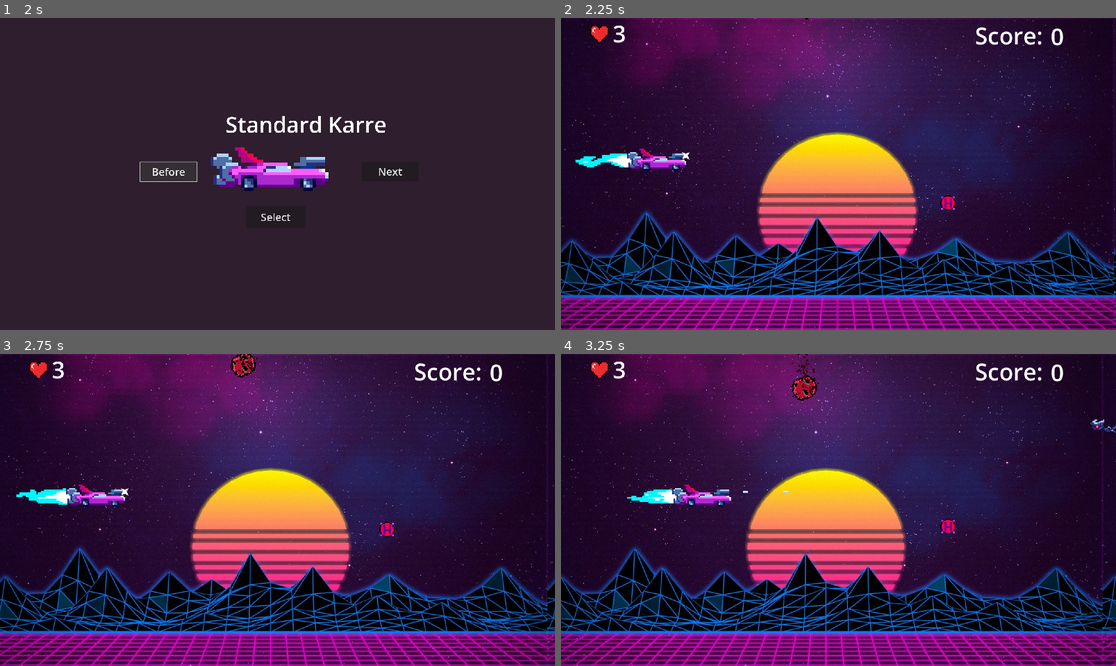
Above: before the commit, frames 1-4 (two rows, left to right).
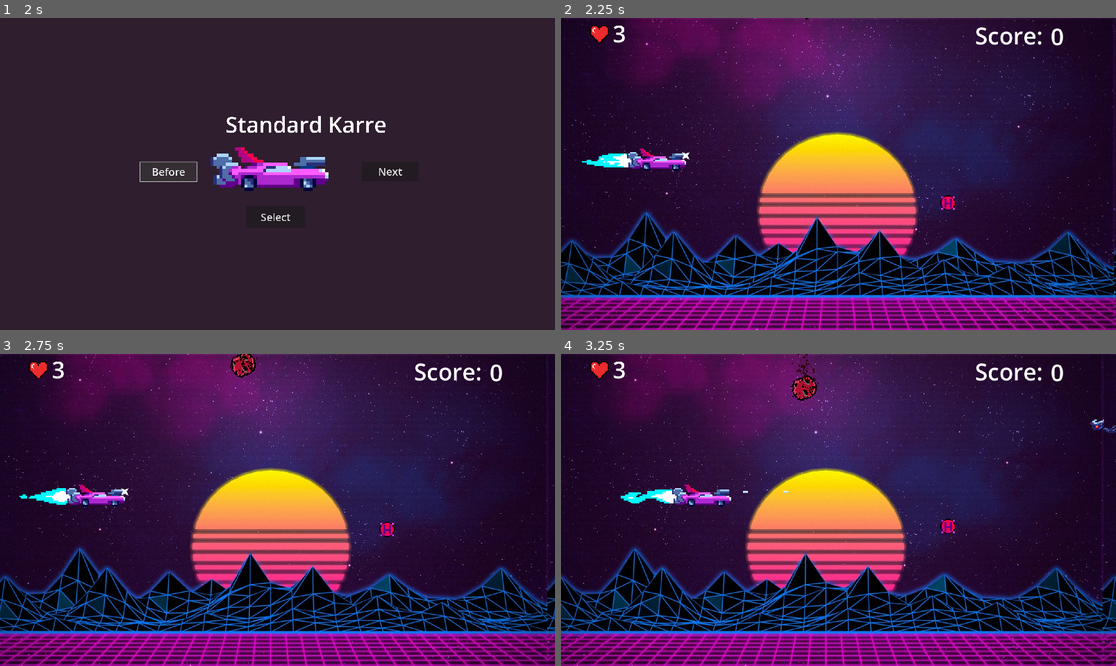
Above: after the commit, the same moments.

Repository: P0ddy/Project-Bentley
Game: Godot game, scene res://Scenes/Menu/main_menu.tscn
Two runs of this game, one before a commit and one after it. Both use one fixed random seed, a clock stepped at 60 frames per second and the inputs below. Sound files missing from this copy of the repository are replaced by a short silence.
Inputs:
- Up to frame 1 (2 s): click "Start Game" at 0.5 s; click "Before" at 1.25 s
- Up to frame 2 (2.25 s): click "Select" at 2 s
- Up to frame 3 (2.75 s): no input
- Up to frame 4 (3.25 s): hold D (right) from 2.78 s (still down); hold Space (shoot) from 2.78 s (still down)

Frame 1 is identical in both runs. In frame 2, 0.2% of the frame differs, in the area x 2-21%, y 43-49%; in frame 3, 0.1%; in frame 4, 0.2%, in the area x 10-100%, y 20-48%.

Commit message:
Finished Velkoz and characterFlames

Diff:
--- /dev/null
+++ b/Scenes/MainScene/FlameSprite.gd
@@ -0,0 +1,12 @@
+extends Sprite2D
+
+
+var players = {
+	0: preload("res://Assets/Cars/StandardCar/Car1-driving-idle-Sheet-FLAME-ONLY.png"),
+	1: preload("res://Assets/Cars/Ferrari/FerrariFlamme.png"),
+	2: preload("res://Assets/Cars/Bus/BusFlame.png")
+}
+
+
+func _ready():
+	self.texture = players[Global.PlayerSelect]
--- a/Scenes/MainScene/player.tscn
+++ b/Scenes/MainScene/player.tscn
@@ -6,6 +6,7 @@
 [ext_resource type="Texture2D" uid="uid://dp0lapmy514bb" path="res://Assets/Cars/StandardCar/Car1-driving-idle-Sheet-FLAME-ONLY.png" id="3_rrcaj"]
 [ext_resource type="Script" path="res://Scenes/MainScene/AnimatedSprite.gd" id="5_de3sp"]
 [ext_resource type="AudioStream" uid="uid://cp5bf2vyxjs8q" path="res://Audio/SFX/Player/GetDamage.wav" id="5_t36ud"]
+[ext_resource type="Script" path="res://Scenes/MainScene/FlameSprite.gd" id="6_848t7"]
 [ext_resource type="AudioStream" uid="uid://y5jlyno31mtq" path="res://Audio/SFX/Player/WeaponSounds/Laser_Shoot_Mix.wav" id="10_vibwc"]
 [ext_resource type="AudioStream" uid="uid://c0deer8q1sla5" path="res://Audio/SFX/Player/WeaponSounds/Laser_Shoot_Mix3.wav" id="11_6j32e"]
 [ext_resource type="AudioStream" uid="uid://c3ec2ibjn5xf4" path="res://Audio/SFX/Player/WeaponSounds/Laser_Shoot_Mix2.wav" id="12_l3slp"]
@@ -45,70 +46,6 @@
 _data = {
 "MuzzleFlash": SubResource("Animation_twe1a")
 }
-
-[sub_resource type="AtlasTexture" id="AtlasTexture_6p4rg"]
-atlas = ExtResource("3_rrcaj")
-region = Rect2(0, 0, 74, 14)
-
-[sub_resource type="AtlasTexture" id="AtlasTexture_rbfef"]
-atlas = ExtResource("3_rrcaj")
-region = Rect2(74, 0, 74, 14)
-
-[sub_resource type="AtlasTexture" id="AtlasTexture_5cbku"]
-atlas = ExtResource("3_rrcaj")
-region = Rect2(148, 0, 74, 14)
-
-[sub_resource type="AtlasTexture" id="AtlasTexture_o7wku"]
-atlas = ExtResource("3_rrcaj")
-region = Rect2(222, 0, 74, 14)
-
-[sub_resource type="AtlasTexture" id="AtlasTexture_iiqha"]
-atlas = ExtResource("3_rrcaj")
-region = Rect2(296, 0, 74, 14)
-
-[sub_resource type="AtlasTexture" id="AtlasTexture_xhk85"]
-atlas = ExtResource("3_rrcaj")
-region = Rect2(370, 0, 74, 14)
-
-[sub_resource type="AtlasTexture" id="AtlasTexture_nyr8b"]
-atlas = ExtResource("3_rrcaj")
-region = Rect2(444, 0, 74, 14)
-
-[sub_resource type="AtlasTexture" id="AtlasTexture_blgvn"]
-atlas = ExtResource("3_rrcaj")
-region = Rect2(518, 0, 74, 14)
-
-[sub_resource type="SpriteFrames" id="SpriteFrames_vecvy"]
-animations = [{
-"frames": [{
-"duration": 1.0,
-"texture": SubResource("AtlasTexture_6p4rg")
-}, {
-"duration": 1.0,
-"texture": SubResource("AtlasTexture_rbfef")
-}, {
-"duration": 1.0,
-"texture": SubResource("AtlasTexture_5cbku")
-}, {
-"duration": 1.0,
-"texture": SubResource("AtlasTexture_o7wku")
-}, {
-"duration": 1.0,
-"texture": SubResource("AtlasTexture_iiqha")
-}, {
-"duration": 1.0,
-"texture": SubResource("AtlasTexture_xhk85")
-}, {
-"duration": 1.0,
-"texture": SubResource("AtlasTexture_nyr8b")
-}, {
-"duration": 1.0,
-"texture": SubResource("AtlasTexture_blgvn")
-}],
-"loop": true,
-"name": &"Idle",
-"speed": 14.26
-}]
 
 [sub_resource type="AudioStreamRandomizer" id="AudioStreamRandomizer_rwwgp"]
 random_pitch = 1.19
@@ -151,9 +88,40 @@
 "update": 1,
 "values": [0]
 }
+tracks/1/type = "value"
+tracks/1/imported = false
+tracks/1/enabled = true
+tracks/1/path = NodePath("../FlameSprite:frame")
+tracks/1/interp = 1
+tracks/1/loop_wrap = true
+tracks/1/keys = {
+"times": PackedFloat32Array(0),
+"transitions": PackedFloat32Array(1),
+"update": 1,
+"values": [0]
+}
+
+[sub_resource type="Animation" id="Animation_kfemg"]
+resource_name = "FlameIdle"
+length = 0.8021
+loop_mode = 1
+step = 0.0983526
+tracks/0/type = "value"
+tracks/0/imported = false
+tracks/0/enabled = true
+tracks/0/path = NodePath("../FlameSprite:frame")
+tracks/0/interp = 1
+tracks/0/loop_wrap = true
+tracks/0/keys = {
+"times": PackedFloat32Array(0, 0.0983526, 0.196705, 0.295058, 0.39341, 0.491763, 0.590116, 0.688468),
+"transitions": PackedFloat32Array(1, 1, 1, 1, 1, 1, 1, 1),
+"update": 1,
+"values": [0, 1, 2, 3, 4, 5, 6, 7]
+}
 
 [sub_resource type="AnimationLibrary" id="AnimationLibrary_qnx04"]
 _data = {
+"FlameIdle": SubResource("Animation_kfemg"),
 "Idle": SubResource("Animation_k2i5w"),
 "RESET": SubResource("Animation_fm8th")
 }
@@ -193,13 +161,12 @@
 "": SubResource("AnimationLibrary_xilsa")
 }
 
-[node name="FlameSprite" type="AnimatedSprite2D" parent="."]
+[node name="FlameSprite" type="Sprite2D" parent="."]
 position = Vector2(-209, 37)
 scale = Vector2(10.75, 10.75)
-sprite_frames = SubResource("SpriteFrames_vecvy")
-animation = &"Idle"
-autoplay = "Idle"
-frame_progress = 0.839186
+texture = ExtResource("3_rrcaj")
+hframes = 8
+script = ExtResource("6_848t7")
 
 [node name="GetDamage" type="AudioStreamPlayer" parent="."]
 stream = ExtResource("5_t36ud")
@@ -216,6 +183,6 @@
 libraries = {
 "": SubResource("AnimationLibrary_qnx04")
 }
-autoplay = "Idle"
+autoplay = "FlameIdle"
 
 [connection signal="timeout" from="AttackSpeedTimer" to="." method="_on_attack_speed_timer_timeout"]
--- a/Scenes/MainScene/vel.gd
+++ b/Scenes/MainScene/vel.gd
@@ -22,6 +22,11 @@
 
 func enemy_hit():
 	health -= 1
+	$Sprite2D.modulate = Color.DARK_RED
+	await get_tree().create_timer(0.1).timeout
+	$Sprite2D.modulate = Color.WHITE
+
+
 	if health == 0:
 		Global.camera.screen_shake(4, 4, 0.05)
 		Global.score += 5
--- a/Scenes/MainScene/vel.tscn
+++ b/Scenes/MainScene/vel.tscn
@@ -6,7 +6,93 @@
 [sub_resource type="RectangleShape2D" id="RectangleShape2D_r16eg"]
 size = Vector2(15, 11.3333)
 
+[sub_resource type="AtlasTexture" id="AtlasTexture_j5ft0"]
+atlas = ExtResource("1_h2w8g")
+region = Rect2(0, 0, 42, 17)
+
+[sub_resource type="AtlasTexture" id="AtlasTexture_x825c"]
+atlas = ExtResource("1_h2w8g")
+region = Rect2(42, 0, 42, 17)
+
+[sub_resource type="AtlasTexture" id="AtlasTexture_7hv3l"]
+atlas = ExtResource("1_h2w8g")
+region = Rect2(84, 0, 42, 17)
+
+[sub_resource type="AtlasTexture" id="AtlasTexture_6iho8"]
+atlas = ExtResource("1_h2w8g")
+region = Rect2(126, 0, 42, 17)
+
+[sub_resource type="AtlasTexture" id="AtlasTexture_sdiag"]
+atlas = ExtResource("1_h2w8g")
+region = Rect2(168, 0, 42, 17)
+
+[sub_resource type="AtlasTexture" id="AtlasTexture_27vm7"]
+atlas = ExtResource("1_h2w8g")
+region = Rect2(210, 0, 42, 17)
+
+[sub_resource type="AtlasTexture" id="AtlasTexture_yw161"]
+atlas = ExtResource("1_h2w8g")
+region = Rect2(252, 0, 42, 17)
+
+[sub_resource type="AtlasTexture" id="AtlasTexture_hgpk1"]
+atlas = ExtResource("1_h2w8g")
+region = Rect2(294, 0, 42, 17)
+
+[sub_resource type="AtlasTexture" id="AtlasTexture_jrhgw"]
+atlas = ExtResource("1_h2w8g")
+region = Rect2(336, 0, 42, 17)
+
+[sub_resource type="AtlasTexture" id="AtlasTexture_4s4fd"]
+atlas = ExtResource("1_h2w8g")
+region = Rect2(378, 0, 42, 17)
+
+[sub_resource type="AtlasTexture" id="AtlasTexture_p05ob"]
+atlas = ExtResource("1_h2w8g")
+region = Rect2(420, 0, 42, 17)
+
+[sub_resource type="SpriteFrames" id="SpriteFrames_igqnj"]
+animations = [{
+"frames": [{
+"duration": 1.0,
+"texture": SubResource("AtlasTexture_j5ft0")
+}, {
+"duration": 1.0,
+"texture": SubResource("AtlasTexture_x825c")
+}, {
+"duration": 1.0,
+"texture": SubResource("AtlasTexture_7hv3l")
+}, {
+"duration": 1.0,
+"texture": SubResource("AtlasTexture_6iho8")
+}, {
+"duration": 1.0,
+"texture": SubResource("AtlasTexture_sdiag")
+}, {
+"duration": 1.0,
+"texture": SubResource("AtlasTexture_27vm7")
+}, {
+"duration": 1.0,
+"texture": SubResource("AtlasTexture_yw161")
+}, {
+"duration": 1.0,
+"texture": SubResource("AtlasTexture_hgpk1")
+}, {
+"duration": 1.0,
+"texture": SubResource("AtlasTexture_jrhgw")
+}, {
+"duration": 1.0,
+"texture": SubResource("AtlasTexture_4s4fd")
+}, {
+"duration": 1.0,
+"texture": SubResource("AtlasTexture_p05ob")
+}],
+"loop": true,
+"name": &"Idle",
+"speed": 10.0
+}]
+
 [node name="Vel" type="CharacterBody2D"]
+position = Vector2(0, 4.6)
 script = ExtResource("1_54vkx")
 
 [node name="CollisionShape2D" type="CollisionShape2D" parent="."]
@@ -14,11 +100,12 @@
 scale = Vector2(3, 3)
 shape = SubResource("RectangleShape2D_r16eg")
 
-[node name="Sprite2D" type="Sprite2D" parent="."]
+[node name="Sprite2D" type="AnimatedSprite2D" parent="."]
 scale = Vector2(3, 3)
-texture = ExtResource("1_h2w8g")
-region_enabled = true
-region_rect = Rect2(0, 0, 41, 17)
+sprite_frames = SubResource("SpriteFrames_igqnj")
+animation = &"Idle"
+autoplay = "Idle"
+frame_progress = 0.821285
 
 [node name="VisibleOnScreenNotifier2D" type="VisibleOnScreenNotifier2D" parent="."]
 position = Vector2(1.90735e-06, -6)
--- a/Scenes/Menu/character_select.gd
+++ b/Scenes/Menu/character_select.gd
@@ -15,15 +15,18 @@
 
 
 func _on_left_button_pressed():
+	AudioPlayer.button_click()
 	if Global.PlayerSelect > 0:
 		Global.PlayerSelect -=1
 
 
 func _on_right_button_pressed():
+	AudioPlayer.button_click()
 	if Global.PlayerSelect < 2:
 		Global.PlayerSelect +=1
 
 
 
 func _on_select_button_pressed():
+	AudioPlayer.button_click()
 	get_tree().change_scene_to_file("res://Scenes/MainScene/Game.tscn")
Not shown: 1 places in Scenes/MainScene/player.tscn that only renumber resources
Not shown: 1 places in Scenes/MainScene/vel.tscn that only renumber resources
Not shown: 1 places in Scenes/Menu/character_select.tscn that only renumber resources
